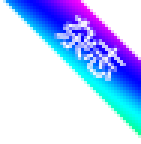
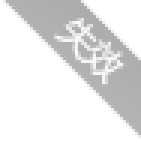
Layered file, before and after one edit (141px x 144px). Changes by layer:
added layer "失效" above "图层 2 拷贝 15" over [54, 18, 126, 87]
added layer "图层 2 拷贝 15" above "停更" over [3, 0, 141, 138]
hid "杂志" over [54, 15, 126, 81]
hid "图层 2 拷贝 12" over [3, 0, 141, 138]
